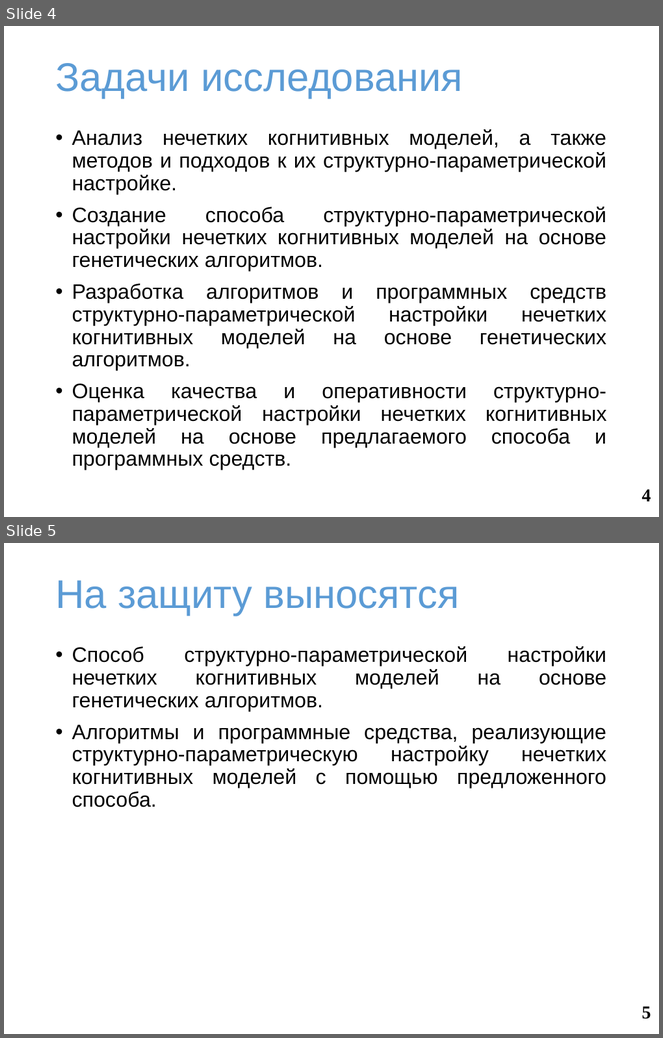
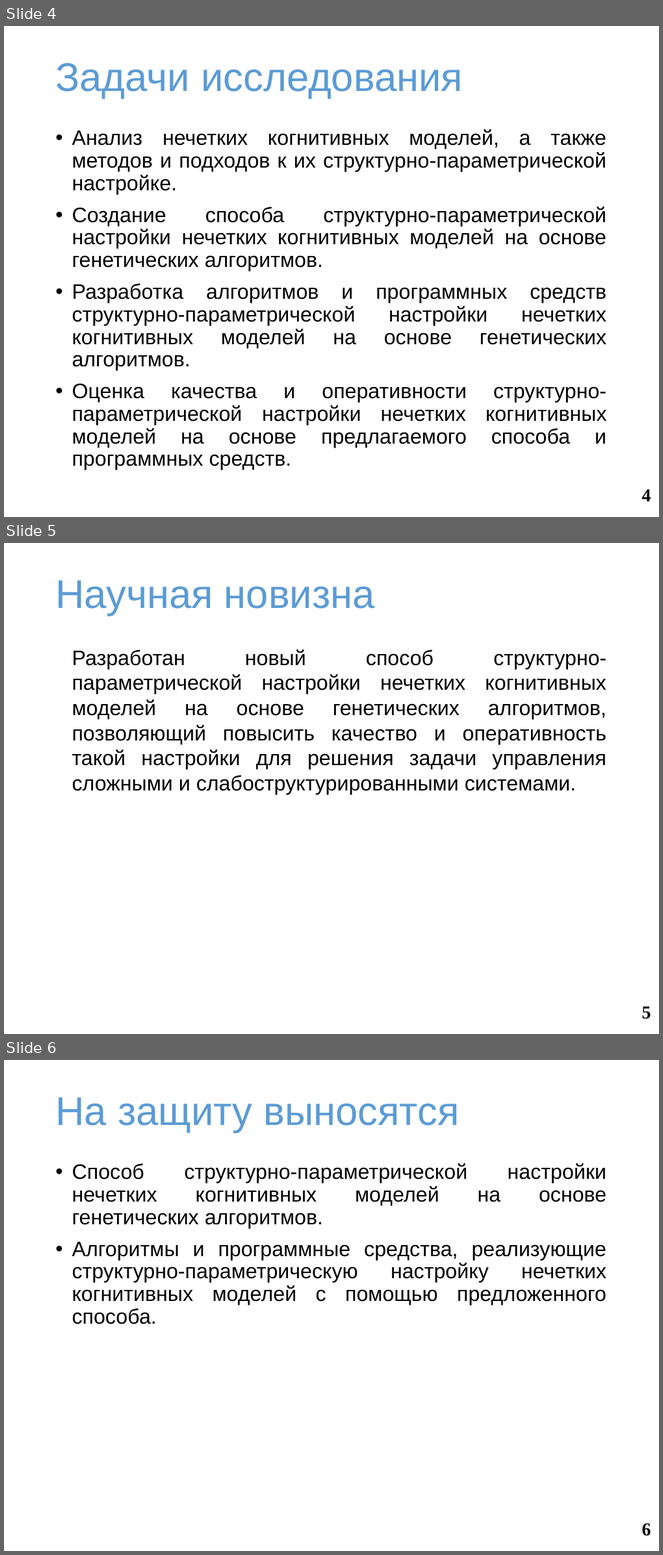
Before and after one commit to SquakR/fuzzy_cognitive_model, a slide deck: docs/presentation.pptx. Shown one above the other, each under a label of ours: slides 4 and 5 before the commit, slides 4, 5 and 6 after it. The pictures are 663x1038 and 663x1555 pixels, drawn with LibreOffice and Linux fonts; fonts in the diff are those of the drawing; background and template pictures are left out. Boxes give left, top, right and bottom in pixels: in the first picture for what was removed or moved away, otherwise in the second. Text is boxed around its words. In the diff, an @@ line names an element or a change of style, - is before the commit and + after.

```diff
--- a/docs/presentation.pptx
+++ b/docs/presentation.pptx
@@ slide 5 added at bbox=[4, 543, 659, 1034], background #FFFFFF @@
@@ title added at bbox=[55, 580, 375, 616], 44 pt, text #5B9BD5 @@
+Научная новизна
@@ text added at bbox=[72, 650, 607, 795], 23 pt, text #000000 @@
+Разработан новый способ структурно-параметрической настройки нечетких когнитивных моделей на основе генетических алгоритмов, позволяющий повысить качество и оперативность такой настройки для решения задачи управления сложными и слабоструктурированными системами.
@@ page number added at bbox=[642, 1006, 651, 1019], 20 pt, text #000000, bold @@
+5
@@ what was slide 5 is now slide 6 @@
@@ page number at bbox=[642, 1523, 651, 1536]: text changed @@
-5
+6
```
Also in this commit, not shown: 1 slide changed, 5 slides removed, 2 other files.
